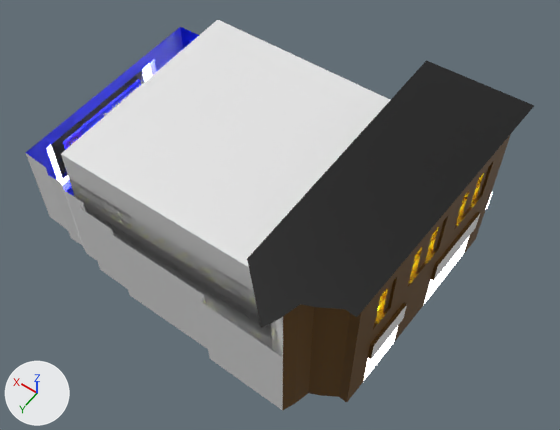
Two versions of the FBX model Assets/Models/el_garcia_boulevard_shops_1.fbx, one commit apart.
Camera for both pictures: a camera (50 mm lens) standing at (-486.0, 588.0, 977.0) and looking at (-90.0, 33.0, 105.0). The lights are fixed; the arrows at lower left show +X, +Y and +Z. Where no turn or scale is listed for an object, it has been applied to the vertices. Vertices at the same position are counted once.
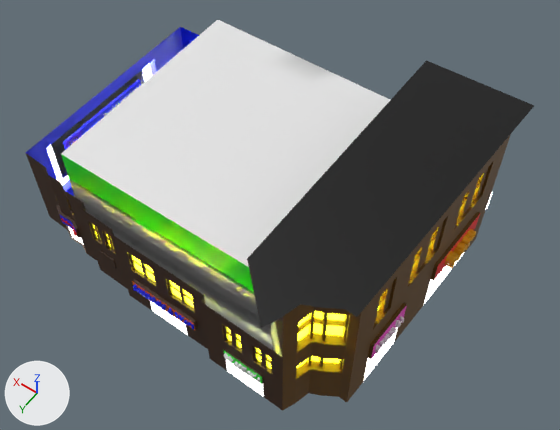
Commit message: Made some shop complexes today

Where the change shows, as pixel boxes [x1, y1, x2, y2] in the pictures (560 x 430 px):
'Text.006', added
    after: [445, 229, 476, 269]
'Text.009', added
    after: [132, 284, 195, 329]
'Text.007', added
    after: [375, 316, 404, 353]
'Text.008', added
    after: [223, 352, 260, 382]
part 1 of me_plane, built on
    before: [64, 220, 350, 352]
    after: [53, 189, 350, 410]
part 2 of me_plane, recoloured (grey to black)
    both: [26, 153, 283, 356]
part 3 of me_plane, recoloured (grey to red)
    both: [434, 214, 480, 280]
part 4 of me_plane, recoloured (grey to purple)
    both: [371, 305, 407, 359]
part 5 of me_plane, recoloured (grey to green)
    both: [61, 154, 254, 293]

Patch to the scene script:
```diff
--- a/Assets/Models/el_garcia_boulevard_shops_1.fbx.py
+++ b/Assets/Models/el_garcia_boulevard_shops_1.fbx.py
@@ mat_material_015 @@
+mat_material_015 = principled_material('Material.015')
+mat_material_015.base_color = (0.8, 0.0573, 0.529)  # pink #e744c0
@@ mat_material_008 @@
+mat_material_008 = principled_material('Material.008')
+mat_material_008.base_color = (0.8, 0.0, 0.00512)  # red #e70010
@@ mat_material_028 @@
+mat_material_028 = principled_material('Material.028')
+mat_material_028.base_color = (0.0, 0.8, 0.0138)  # green #00e71f
@@ mat_material_011 @@
+mat_material_011 = principled_material('Material.011')
+mat_material_011.base_color = (0.8, 0.38, 0.0)  # yellow #e7a600
@@ mat_material_031 @@
+mat_material_031 = principled_material('Material.031')
+mat_material_031.base_color = (0.0, 0.0113, 0.8)  # blue #001ce7
@@ me_plane @@
 # used by ob_plane; location = (-6.0, 5.0, 0.0)
-me_plane.from_pydata(...)  # 1301 vertices, 1234 faces; spans x -322.0..279.0, y -208.0..264.0, z 0.0..267.0
+me_plane.from_pydata(...)  # 1875 vertices, 1789 faces; spans x -322.0..279.0, y -208.0..264.0, z 0.0..267.0
+# me_plane part 1: 4 vertices removed from x -259.0..203.0, y 181.0..187.0, z 21.0..179.0; 578 vertices added at x -277.0..218.0, y 159.0..229.0, z 0.0..214.0
+# me_plane part 2: 62 faces spanning x -231.0..260.0, y -175.0..228.0, z 0.0..250.0 switch from mat_material_001 (white #e7e7e7) to mat_material_009 (brown #3a1e00)
+# me_plane part 3: 3 faces spanning x -314.0..-309.0, y -139.0..-24.0, z 71.0..107.0 switch from mat_material_001 (white #e7e7e7) to mat_material_008 (red #e70010)
+# me_plane part 4: 2 faces spanning x -305.0..-301.0, y 53.0..131.0, z 71.0..107.0 switch from mat_material_001 (white #e7e7e7) to mat_material_015 (pink #e744c0)
+# me_plane part 5: 32 faces spanning x -175.0..181.0, y -173.0..175.0, z 143.0..200.0 switch from mat_material_001 (white #e7e7e7) to mat_material_028 (green #00e71f)
 me_plane.materials.append(mat_material_002)
@@ me_text_001 @@
+me_text_001.from_pydata(...)  # 1034 vertices, 1547 faces; spans x -7.5..7.5, y -71.7..-2.3, z -6.9..20.5
+me_text_001.materials.append(mat_material_011)  # yellow #e7a600
@@ me_text_008 @@
+me_text_008.from_pydata(...)  # 1110 vertices, 1637 faces; spans x -58.6..0.0, y -3.8..3.7, z -3.4..10.7
@@ me_text_007 @@
+me_text_007.from_pydata(...)  # 874 vertices, 1287 faces; spans x -8.6..3.7, y -59.1..0.3, z -3.5..10.4
@@ me_text_009 @@
+me_text_009.from_pydata(...)  # 2374 vertices, 3513 faces; spans x -110.0..-0.6, y -3.8..3.7, z -0.1..10.4
+me_text_009.materials.append(mat_material_031)  # blue #001ce7
@@ ob_text_006 @@
+ob_text_006 = bpy.data.objects.new('Text.006', me_text_001)
+ob_text_006.location = (-321.0, -42.0, 82.0)
@@ ob_text_008 @@
+ob_text_008 = bpy.data.objects.new('Text.008', me_text_008)
+ob_text_008.location = (-145.0, 234.0, 50.0)
@@ ob_text_007 @@
+ob_text_007 = bpy.data.objects.new('Text.007', me_text_007)
+ob_text_007.location = (-308.0, 131.0, 86.0)
@@ ob_text_009 @@
+ob_text_009 = bpy.data.objects.new('Text.009', me_text_009)
+ob_text_009.location = (26.0, 223.0, 50.0)
```
